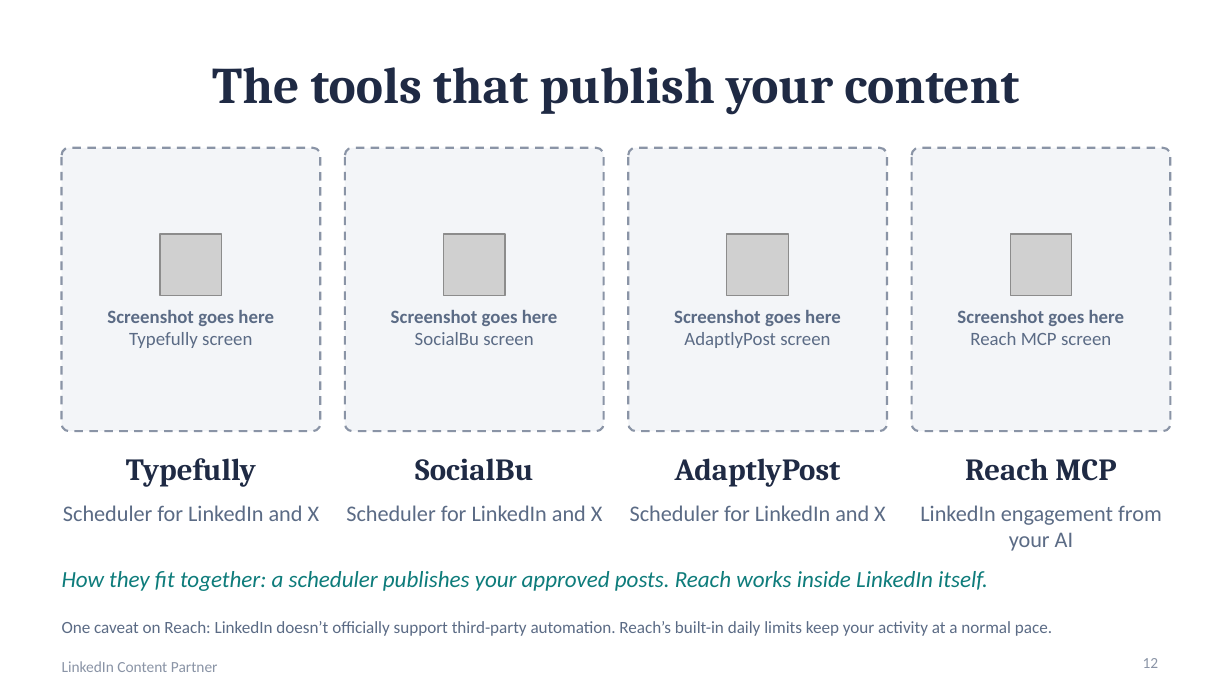
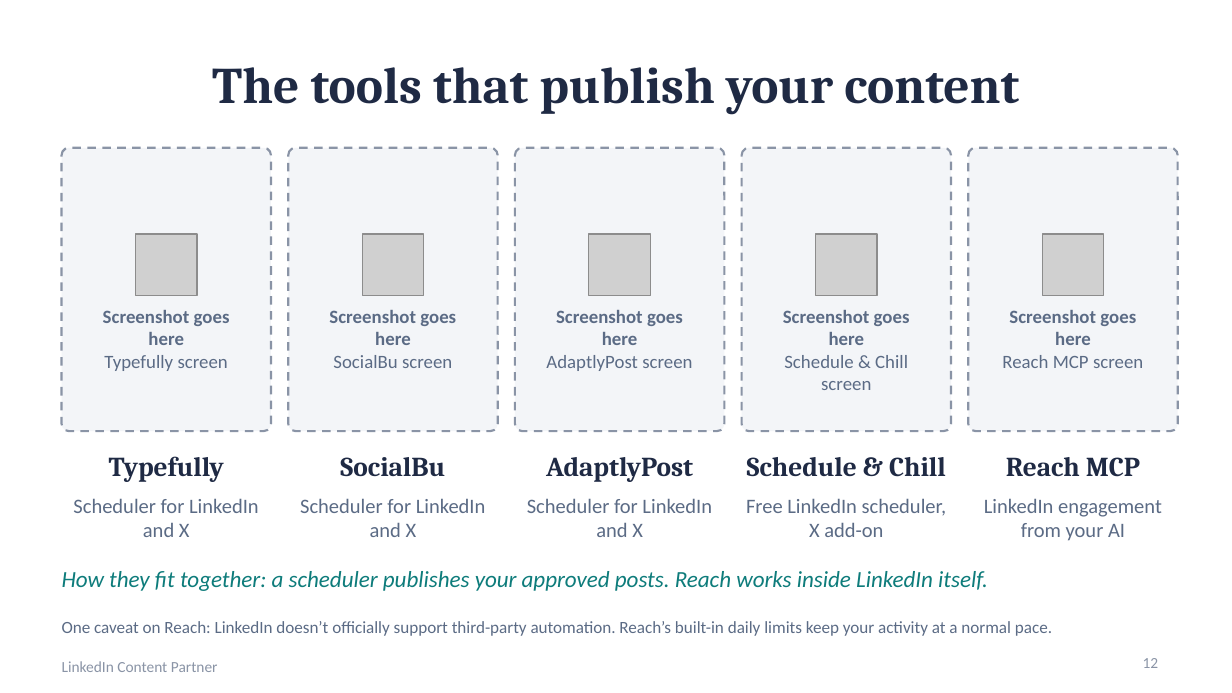
Before and after one commit to crystaljonespmp/LinkedIn-Content-Partner, a slide deck: slide 12 of PowerPoint/LinkedIn-Content-Partner-Slides.pptx. Drawn at 1232x693 pixels with LibreOffice and Linux fonts; fonts in the diff are those of the drawing; grey boxes stand for pictures. Boxes give left, top, right and bottom in pixels: in the first picture for what was removed or moved away, otherwise in the second. Text is boxed around its words. In the diff, an @@ line names an element or a change of style, - is before the commit and + after.

```diff
--- a/PowerPoint/LinkedIn-Content-Partner-Slides.pptx
+++ b/PowerPoint/LinkedIn-Content-Partner-Slides.pptx
@@ rounded rectangle: place and size @@
-rounded rectangle at (62,148,320,431)
+rounded rectangle at (62,148,271,431)
@@ rounded rectangle: place and size @@
-rounded rectangle at (345,148,604,431)
+rounded rectangle at (288,148,498,431)
@@ rounded rectangle added at (515,148,724,431), fill #F3F5F8, outline #8A94A6 1.25 pt dashed @@
@@ proportions changed in 4 elements at (62,148,271,431), (968,148,1178,431), (288,148,498,431), (742,148,951,431) @@
@@ rounded rectangle: place and size @@
-rounded rectangle at (628,148,887,431)
+rounded rectangle at (742,148,951,431)
@@ rounded rectangle: place and size @@
-rounded rectangle at (912,148,1170,431)
+rounded rectangle at (968,148,1178,431)
@@ picture: place and size @@
-picture at (160,234,222,296)
+picture at (136,234,197,296)
@@ picture: place and size @@
-picture at (444,234,505,296)
+picture at (362,234,424,296)
@@ picture added at (589,234,650,296) @@
@@ picture: place and size @@
-picture at (727,234,788,296)
+picture at (816,234,877,296)
@@ picture: place and size @@
-picture at (1010,234,1072,296)
+picture at (1042,234,1104,296)
@@ text "Screenshot goes here" rewrapped from (107,310,274,348) to (103,310,230,371) @@
@@ text "Screenshot goes here" rewrapped from (391,310,558,345) to (329,310,456,368) @@
@@ text "Screenshot goes here" rewrapped from (674,310,841,348) to (546,310,692,371) @@
@@ text added at (783,310,910,390), 11 pt, text #5B6B85 @@
+Screenshot goes here
+Schedule & Chill screen
@@ text "Screenshot goes here" rewrapped from (957,310,1125,345) to (1002,310,1143,368) @@
@@ text "SocialBu": place and size @@
-text "SocialBu" at (415,458,533,481)
+text "SocialBu" at (340,457,445,476)
@@ size 18 to 16 pt in 4 elements at (109,456,224,482), (1006,457,1140,477), (340,457,445,476), (546,457,693,482) @@
@@ text "AdaptlyPost": place and size @@
-text "AdaptlyPost" at (675,458,841,487)
+text "AdaptlyPost" at (546,457,693,482)
@@ text added at (747,457,946,477), 16 pt, text #1F2A44, bold @@
+Schedule & Chill
@@ text "Reach MCP": place and size @@
-text "Reach MCP" at (965,458,1116,481)
+text "Reach MCP" at (1006,457,1140,477)
@@ text "Scheduler for LinkedIn and X": place and size @@
-text "Scheduler for LinkedIn and X" at (346,505,603,521)
+text "Scheduler for LinkedIn and X" at (300,498,486,537)
@@ size 13 to 12 pt in 4 elements at (73,498,259,537), (984,498,1162,541), (300,498,486,537), (527,498,712,537) @@
@@ text "Scheduler for LinkedIn and X": place and size @@
-text "Scheduler for LinkedIn and X" at (630,505,886,521)
+text "Scheduler for LinkedIn and X" at (527,498,712,537)
@@ text added at (746,498,947,537), 12 pt, text #5B6B85 @@
+Free LinkedIn scheduler, X add-on
@@ text "LinkedIn engagement from your AI": place and size @@
-text "LinkedIn engagement from your AI" at (920,505,1162,551)
+text "LinkedIn engagement from your AI" at (984,498,1162,541)
```
Also in this commit, not shown: 1 other slide changed, 4 other files.
